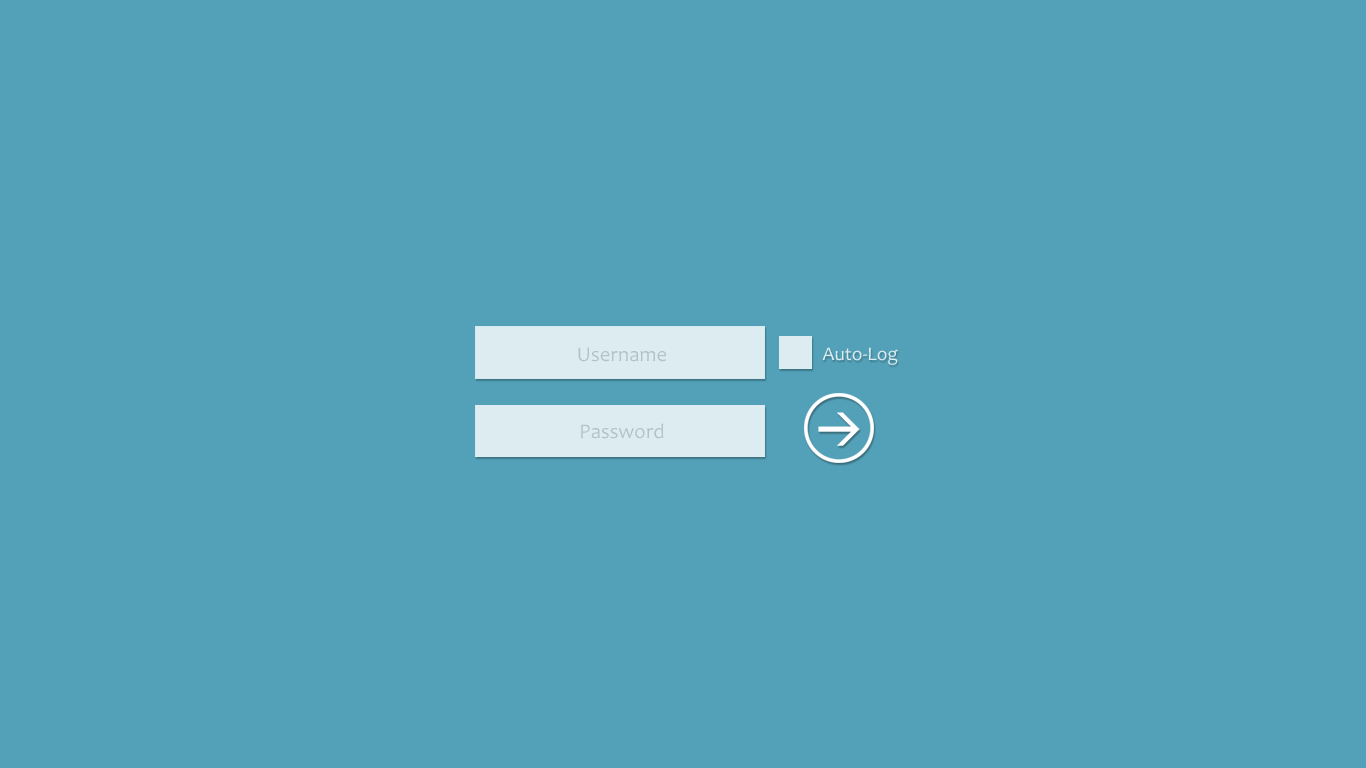
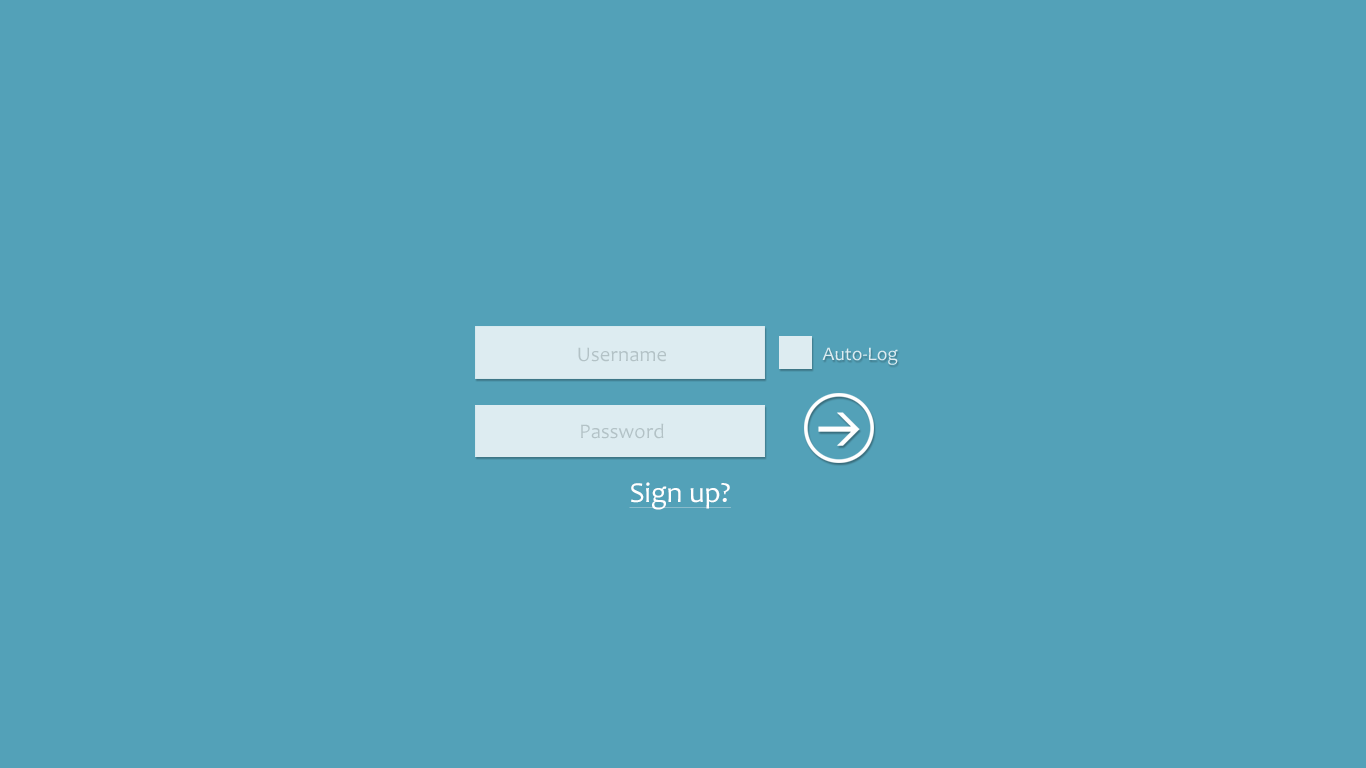
Two versions of the same layered image (1366px x 768px). Layer-by-layer changes:
added layer "Sign up?" above "go" over [left=629, top=482, right=731, bottom=510]
